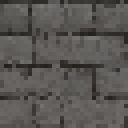
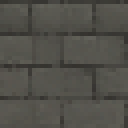
Revision of a layered 128px x 128px image; what changed, layer by layer:
added layer "Layer 3" (overlay, 26%) above "Laye2" over [0, 0, 128, 128]
"Laye2": opacity 100% → 53%, painted on it over [0, 0, 128, 128]
added layer "Layer 4" (41%) above "Layer 2" over [0, 0, 128, 128]
added layer "Layer 2" (56%) above "Layer 1" over [0, 0, 128, 128]
painted on "Layer 1" over [0, 0, 128, 128]
